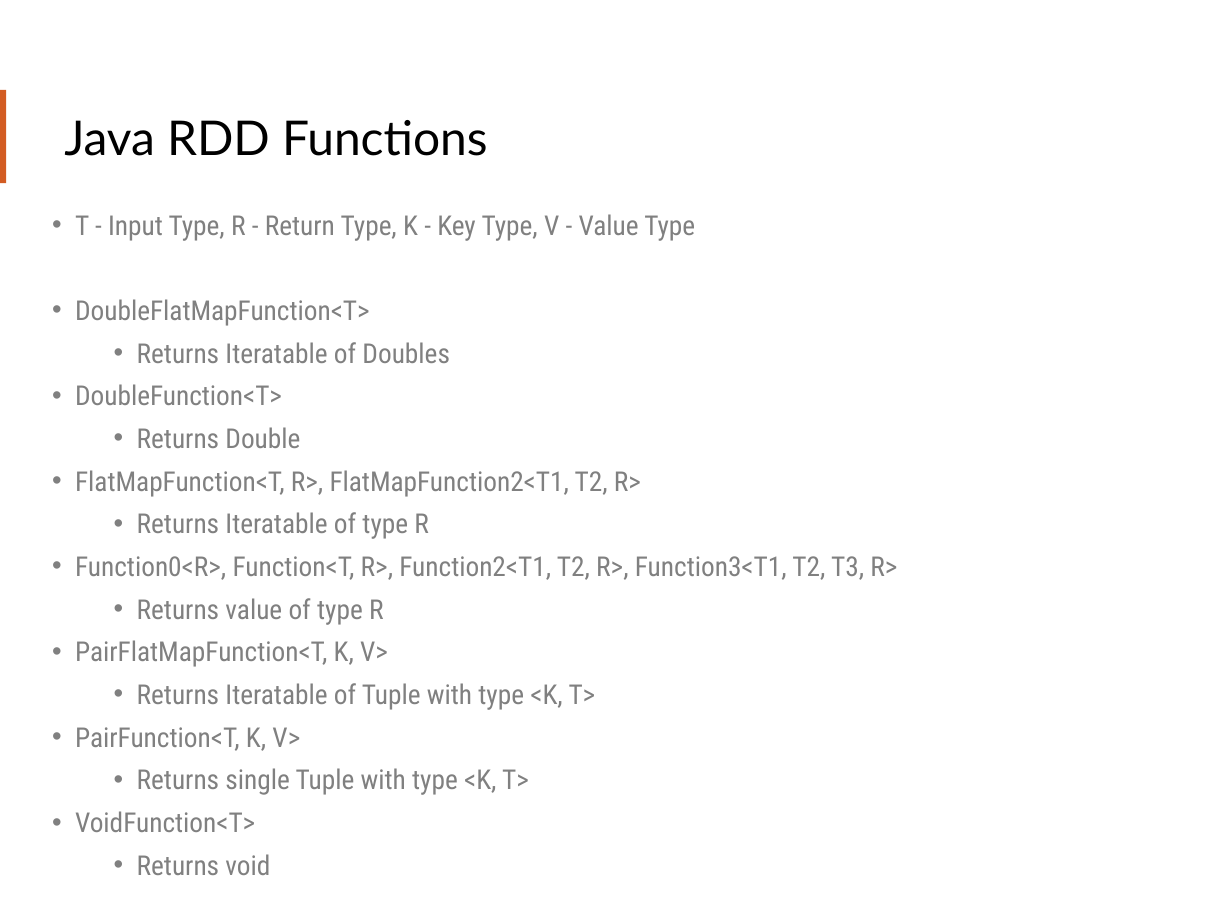
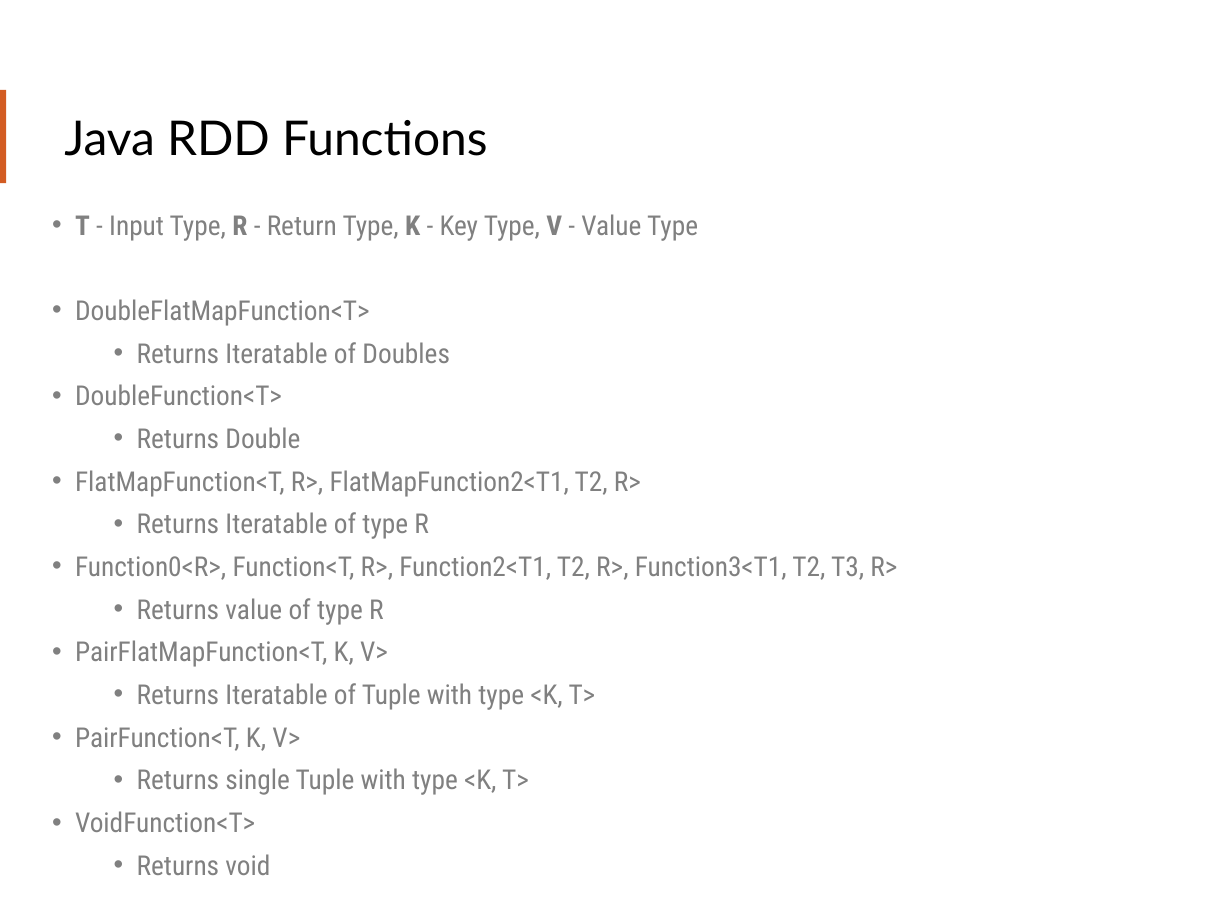
Before and after one commit to teamclairvoyant/intro-to-spark, a slide deck: slide 45 of Intro to Apache Spark Slides.pptx (slide 44 before the commit). Drawn at 1232x924 pixels with LibreOffice and Linux fonts; fonts in the diff are those of the drawing. Boxes give left, top, right and bottom in pixels: in the first picture for what was removed or moved away, otherwise in the second. Text is boxed around its words. In the diff, an @@ line names an element or a change of style, - is before the commit and + after.

Commit message:
Updating slides and formatting for exercise documents.

```diff
--- a/Intro to Apache Spark Slides.pptx
+++ b/Intro to Apache Spark Slides.pptx
@@ text at [75, 214, 698, 241]: bold on in "T R K V" @@
```
Also in this commit, not shown: 17 other slides changed, 1 slide added, 1 slide removed, 2 other files.
